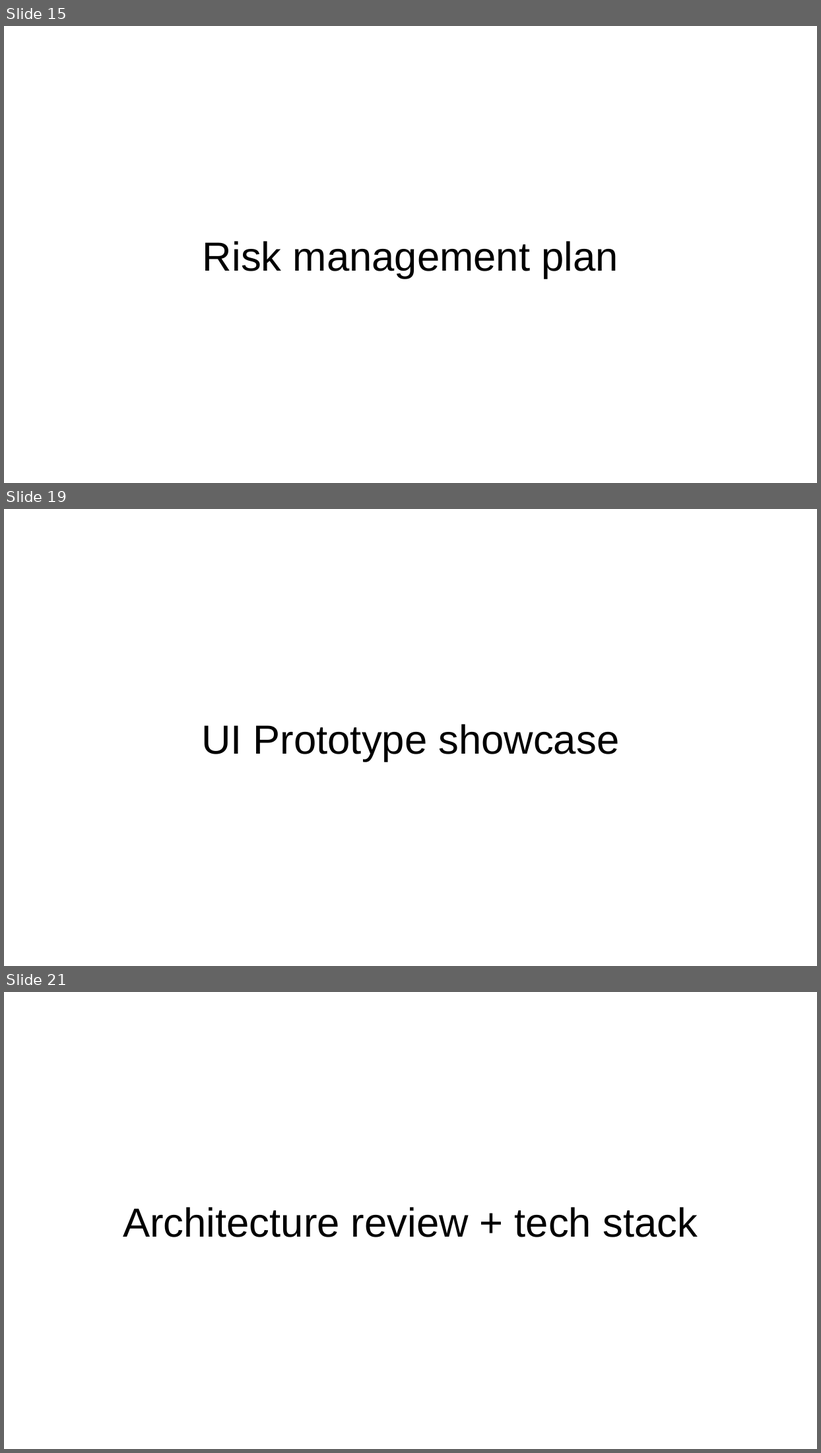
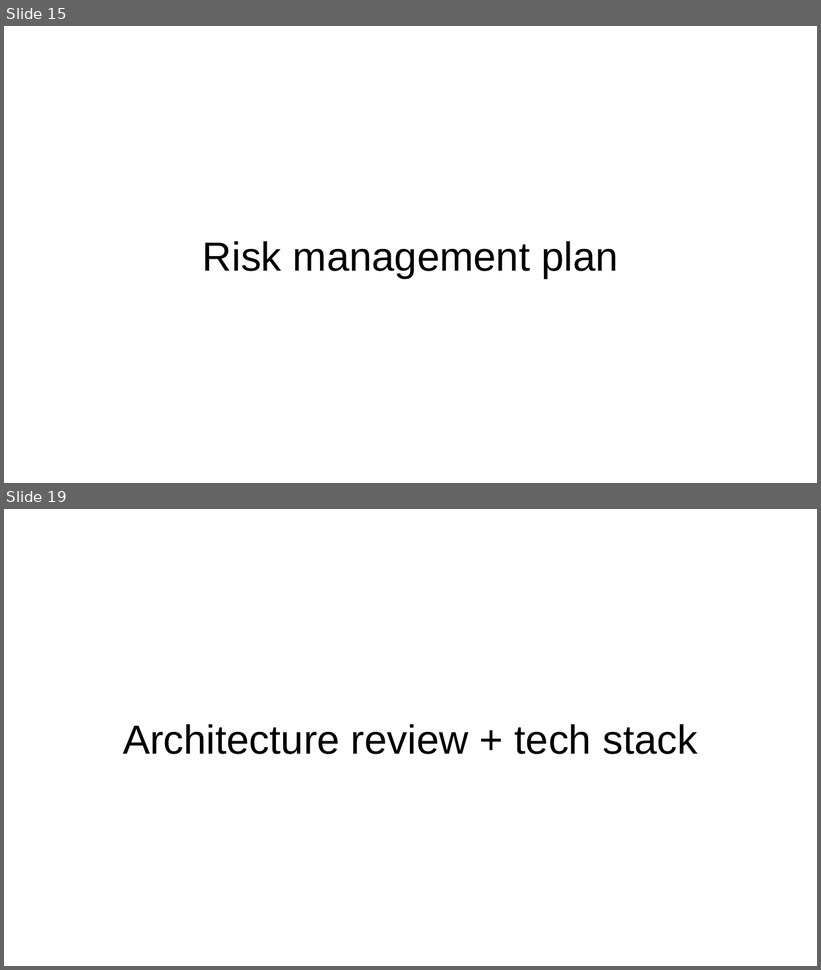
Before and after one commit to SOEN-390-Mini-Cap/CovidTracker, a slide deck: docs/Sprint 5 report/Sprint 5 presentation.pptx. Shown one above the other, each under a label of ours: slides 15, 19 and 21 before the commit, slides 15 and 19 after it; the slides between them are not shown. The pictures are 821x1453 and 821x970 pixels, drawn with LibreOffice and Linux fonts; fonts in the diff are those of the drawing. Boxes give left, top, right and bottom in pixels: in the first picture for what was removed or moved away, otherwise in the second. Text is boxed around its words. In the diff, an @@ line names an element or a change of style, - is before the commit and + after.

```diff
--- a/docs/Sprint 5 report/Sprint 5 presentation.pptx
+++ b/docs/Sprint 5 report/Sprint 5 presentation.pptx
@@ slide 19 removed at [4, 509, 817, 966], background #FFFFFF @@
@@ title removed at [201, 724, 619, 761] @@
-UI Prototype showcase
@@ what was slide 21 is now slide 19 @@
```
Also in this commit, not shown: 12 slides changed, 9 other slides removed.
